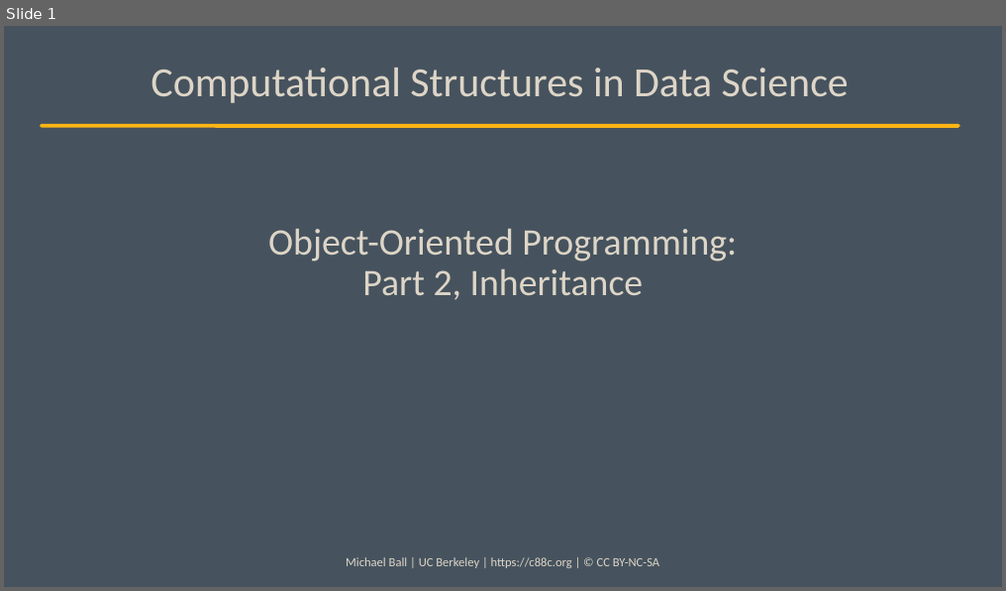
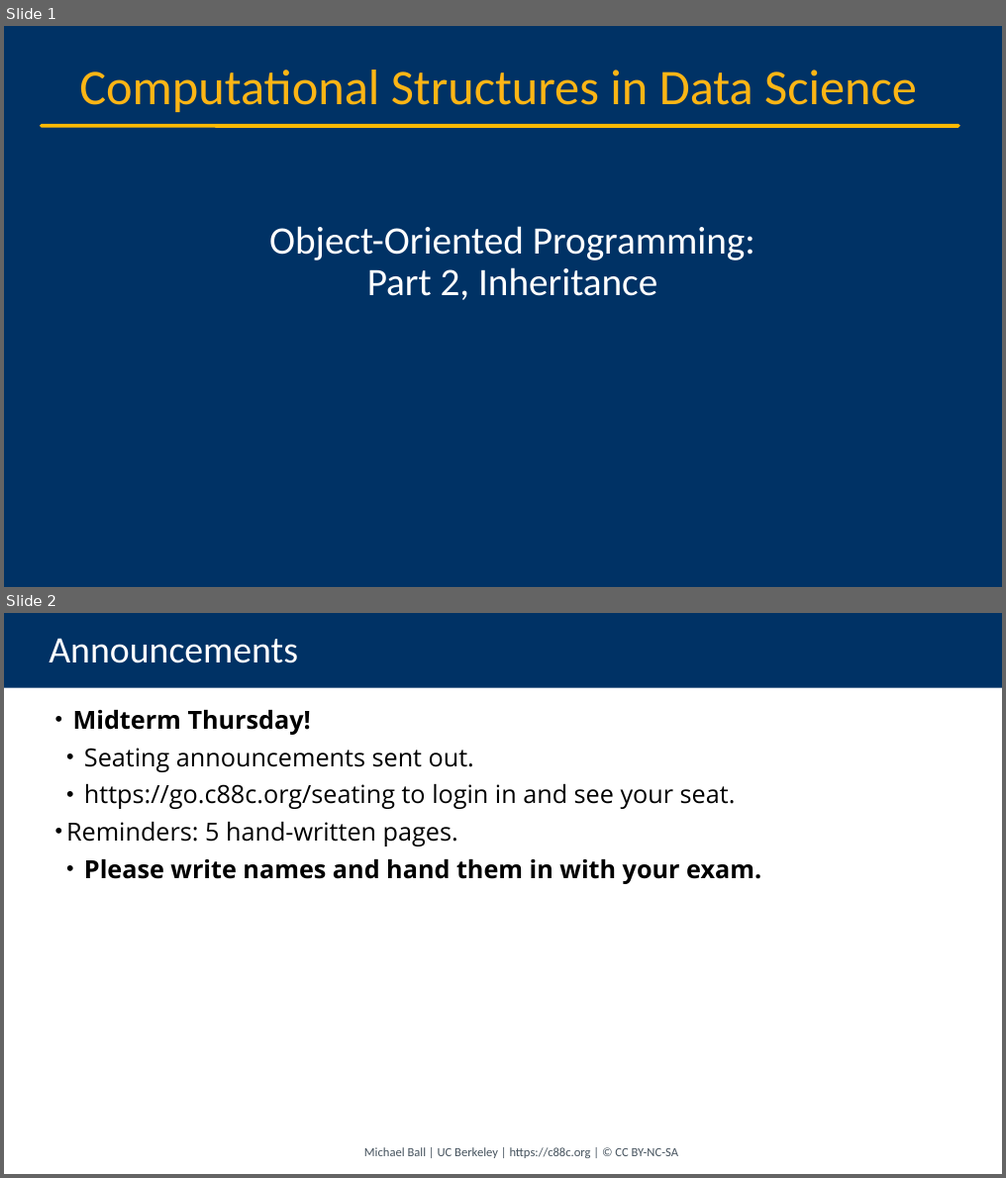
Before and after one commit to cs88-website/sp24, a slide deck: assets/slides/sp24/15-OOP_II.pptx. Shown one above the other, each under a label of ours: slide 1 before the commit, slides 1 and 2 after it. The pictures are 1006x591 and 1006x1178 pixels, drawn with LibreOffice and Linux fonts; fonts in the diff are those of the drawing; background and template pictures are left out. Boxes give left, top, right and bottom in pixels: in the first picture for what was removed or moved away, otherwise in the second. Text is boxed around its words. In the diff, an @@ line names an element or a change of style, - is before the commit and + after.

```diff
--- a/assets/slides/sp24/15-OOP_II.pptx
+++ b/assets/slides/sp24/15-OOP_II.pptx
@@ slide 2 added at (4, 613, 1002, 1174), background #FFFFFF @@
@@ title added at (4, 613, 1002, 688), fill #003265, 36 pt, text #FFFFFF @@
+Announcements
@@ text added at (66, 710, 761, 884), 24 pt, text #000000 @@
+• Midterm Thursday!
+  • Seating announcements sent out.
+  • https://go.c88c.org/seating to login in and see your seat.
+• Reminders: 5 hand-written pages.
+  • Please write names and hand them in with your exam.
@@ text added at (364, 1148, 678, 1158), 12 pt, text #46535E @@
+Michael Ball | UC Berkeley | https://c88c.org | © CC BY-NC-SA
@@ slide 1 changed as well @@
@@ background #46535E to #003265 @@
@@ text "Computational Structures in Data Science" at (79, 70, 917, 112): size 40 to 48 pt, text colour #DDD5C7 to #FCB515 @@
@@ line (42, 126) - (958, 126): stroke #FCB515 3.75 pt to #FBBA03 3.75 pt @@
@@ title "Object-Oriented Programming: Part 2, Inheritance" at (269, 226, 755, 300): size 36 to 37.3 pt, text colour #DDD5C7 to #FFFFFF @@
@@ text removed at (346, 558, 659, 569) @@
-Michael Ball | UC Berkeley | https://c88c.org | © CC BY-NC-SA
```
Also in this commit, not shown: 22 other slides changed, 3 other slides added, 1 slide removed, 4 other files.
